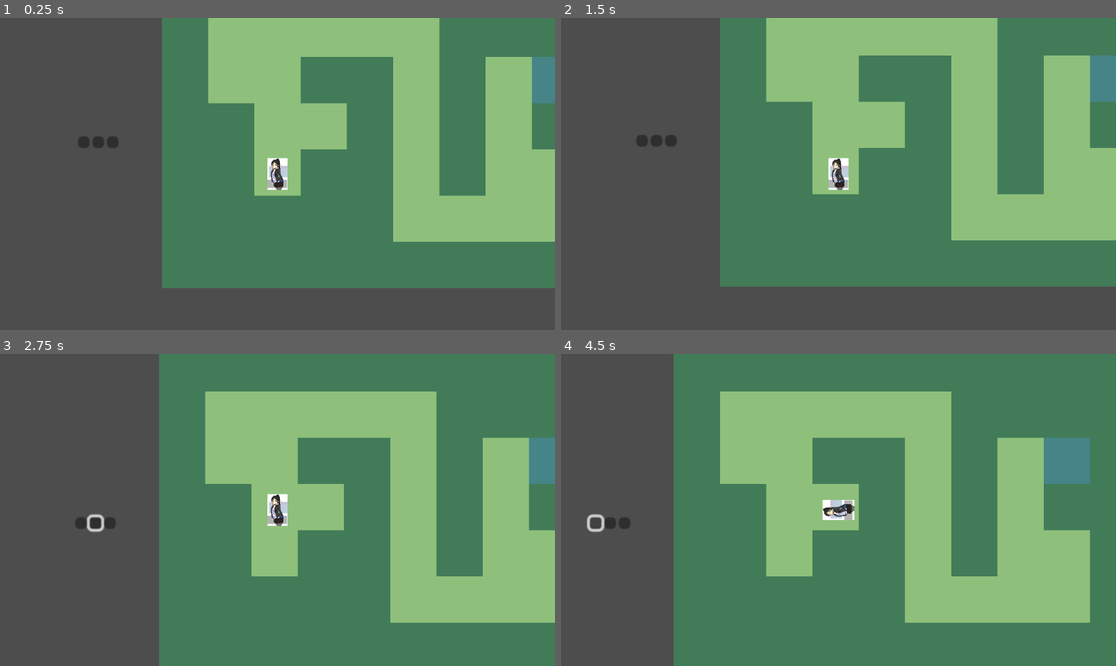
Above: before the commit, frames 1-4 (two rows, left to right).
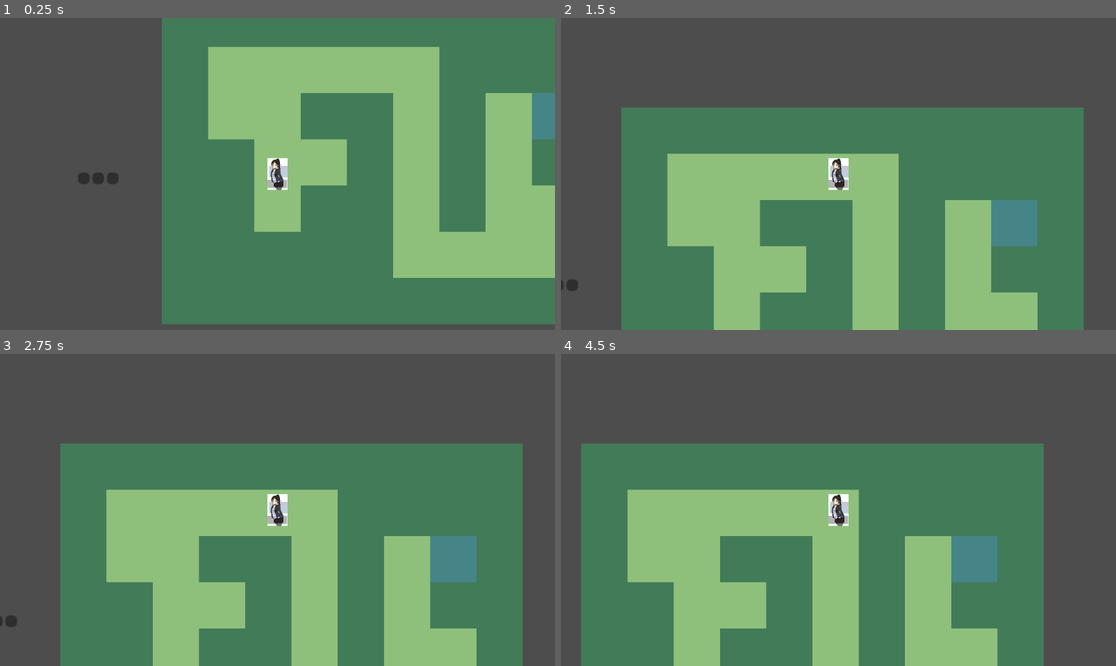
Above: after the commit, the same moments.

Repository: artinZareie/hoc-game
Game: Godot game, scene res://first_level.tscn
Same seed, same stepped clock (60 frames per second), same inputs: the game is played once before the commit and once after it.
Inputs (mouse positions are in pixels of both pictures, inside the frame that each line leads up to; where the layout moved, square brackets give the same spot in the first picture):
- Up to frame 1 (0.25 s): no input
- Up to frame 2 (1.5 s): hold Right (ui_right) 0.53-1.28 s; hold Down (ui_down) from 1.28 s (still down)
- Up to frame 3 (2.75 s): release Down (ui_down) at 2 s; click (94, 475) at 2.02 s
- Up to frame 4 (4.5 s): click (572, 622) [672, 522] at 2.75 s; click (644, 522) at 3.52 s; tap Enter at 4.25 s; hold Right (ui_right) from 4.28 s (still down)

The runs differ from the first frame. In frame 1, 25% of the frame differs, in the area x 14-100%, y 0-99%; in frame 2, 66%; in frame 3, 63%; in frame 4, 71%, in the area x 3-100%, y 0-100%.

Commit message:
Smooth Rotation

Diff:
--- a/Scenes/player.gd
+++ b/Scenes/player.gd
@@ -1,6 +1,7 @@
 extends CharacterBody2D
 
-const SPEED = 300.0
+const SPEED = 100.0
+const ANGULAR_SPEED = 5.0
 const BLOCKSIZE = 32
 # Atlas (1, 0) corresponds to wall
 const WALL_ATLAS_COORDS = [1, 0]
@@ -10,7 +11,7 @@
 
 @onready var tilemap: TileMap = get_parent() as TileMap
 
-var instruction_queue = []
+var instruction_queue = [3, 3, 3, 1, 3, 3, 3, 1, 3, 3, 3, 3, 2, 3, 3, 2, 3, 3, 3, 1, 3]
 var on_process = false
 var instruction = 0
 var destination = []
@@ -52,7 +53,7 @@
 		print("Invalid Parent!")
 
 func _physics_process(delta):
-	self.rotation = PI / 2 * direction
+	self.rotation = lerp_angle(self.rotation, PI / 2 * direction, ANGULAR_SPEED * delta)
 	var directionX = Input.get_axis("ui_left", "ui_right")
 	var directionY = Input.get_axis("ui_up", "ui_down")
 
@@ -94,11 +95,13 @@
 
 	if on_process:
 		var destination_distance = abs(destination[0] - self.position.x) + abs(destination[1] - self.position.y)
-		if (destination_distance < 4):
+		if destination_distance < 4 and instruction != 1 and instruction != 2:
 			self.position.x = destination[0]
 			self.position.y = destination[1]
 			on_process = false
 			instruction = 0
+		elif (instruction == 1 or instruction == 2) and (self.rotation - PI / 2 * direction) < PI / 36:
+			on_process = false
 		else:
 			match instruction:
 				3:
